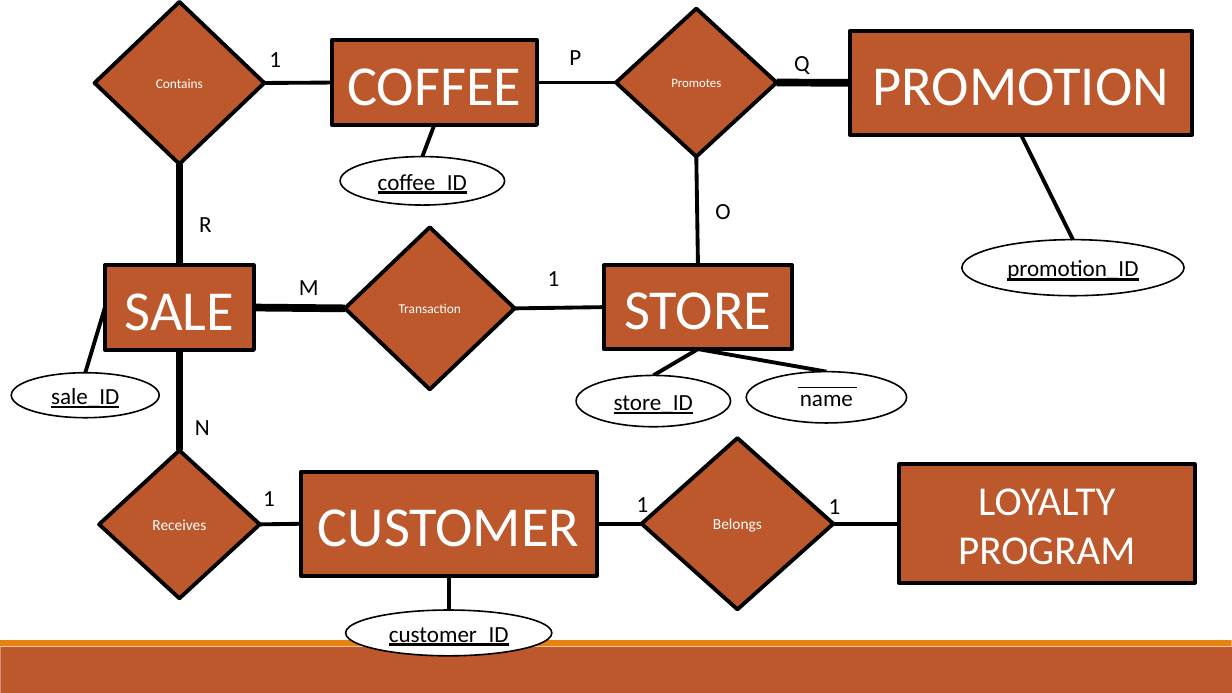
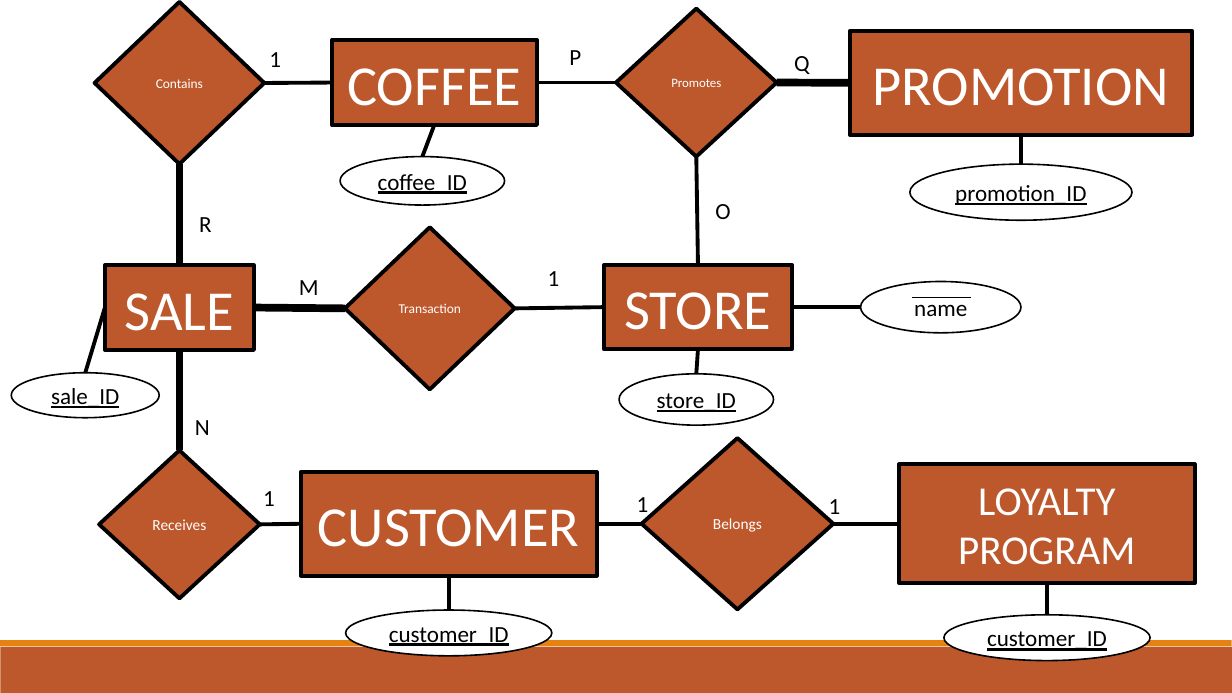
Before and after one commit to cnecciai/BoutiqueCoffee, a slide deck: slide 2 of Phase I/ER Model.pptx. Drawn at 1232x693 pixels with LibreOffice and Linux fonts; fonts in the diff are those of the drawing. Boxes give left, top, right and bottom in pixels: in the first picture for what was removed or moved away, otherwise in the second. Text is boxed around its words. In the diff, an @@ line names an element or a change of style, - is before the commit and + after.

```diff
--- a/Phase I/ER Model.pptx
+++ b/Phase I/ER Model.pptx
@@ line moved from (1021, 135) - (1073, 239) to (1021, 135) - (1021, 165) @@
@@ ellipse "promotion_ID": place and size @@
-ellipse "promotion_ID" at [962,239,1184,296]
+ellipse "promotion_ID" at [910,165,1132,221]
@@ ellipse "name": place and size @@
-ellipse "name" at [747,372,908,423]
+ellipse "name" at [860,282,1021,334]
@@ line moved from (798, 387) - (857, 387) to (912, 298) - (971, 298) @@
@@ line moved from (698, 349) - (826, 372) to (792, 307) - (860, 307) @@
@@ line moved from (698, 349) - (653, 375) to (698, 349) - (697, 374) @@
@@ ellipse "store_ID": place and size @@
-ellipse "store_ID" at [576,375,730,427]
+ellipse "store_ID" at [619,374,774,426]
@@ line added from (1047, 583) to (1047, 615), #000000 3 pt @@
@@ ellipse added at [945,615,1151,661], fill #FFFFFF, outline #000000 1.25 pt, 18 pt, text #000000, underline @@
+customer_ID
```
Also in this commit, not shown: 2 other slides changed, 3 other files.
